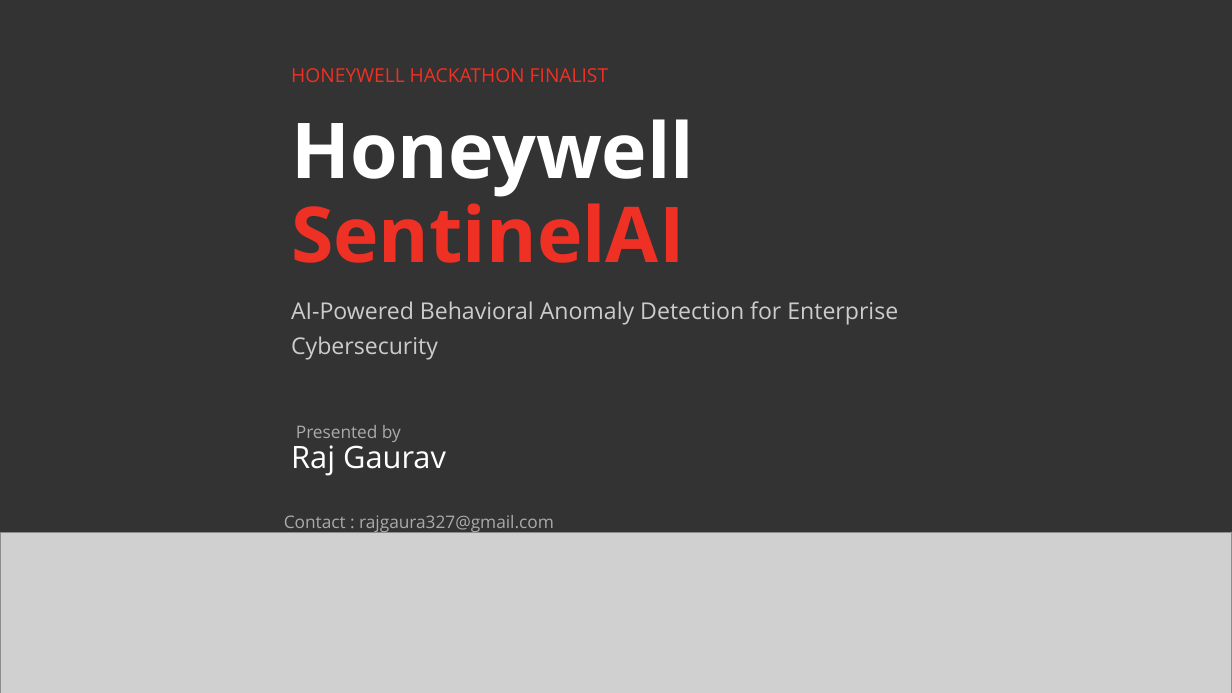
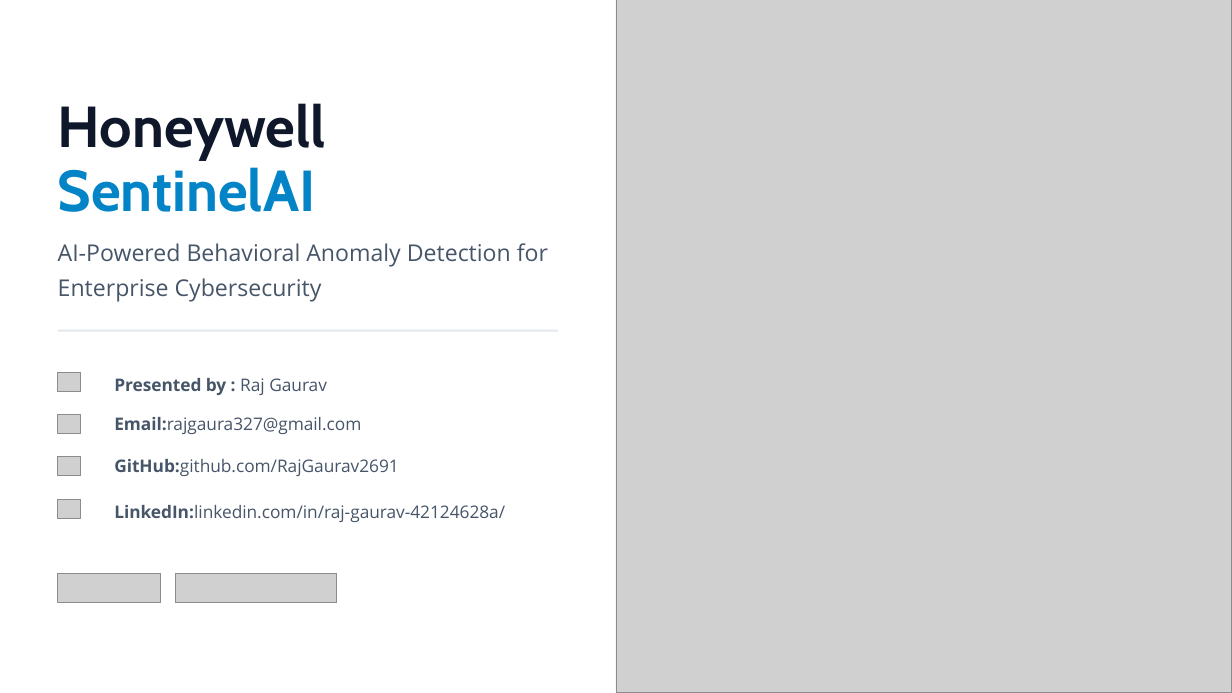
Before and after one commit to RajGaurav2691/Honeywell-SentinelAI, a slide deck: slide 1 of reports/Honeywell SentinelAI Presentation.pptx. Drawn at 1232x693 pixels with LibreOffice and Linux fonts; fonts in the diff are those of the drawing; grey boxes stand for pictures; background and template pictures are left out. Boxes give left, top, right and bottom in pixels: in the first picture for what was removed or moved away, otherwise in the second. Text is boxed around its words. In the diff, an @@ line names an element or a change of style, - is before the commit and + after.

Commit message:
PPTX updated

```diff
--- a/reports/Honeywell SentinelAI Presentation.pptx
+++ b/reports/Honeywell SentinelAI Presentation.pptx
@@ background #333333 to #FFFFFF @@
@@ picture added at [616,0,1232,693] @@
@@ text removed at [291,68,608,82] @@
-HONEYWELL HACKATHON FINALIST
@@ text "Honeywell SentinelAI": place and size @@
-text "Honeywell SentinelAI" at [291,119,694,263]
+text "Honeywell SentinelAI" at [58,103,326,212]
@@ text "Honeywell SentinelAI" at [58,103,326,212]: size 60 to 45 pt, font Open Sans to Cabin; text colour #FFFFFF to #0F172A in "Honeywell"; text colour #EE3124 to #0284C7 in "SentinelAI"; line spacing 66pt to 49.5pt @@
@@ text "AI-Powered Behavioral Anomaly Detection for ...": place and size @@
-text "AI-Powered Behavioral Anomaly Detection for ..." at [291,301,898,360]
+text "AI-Powered Behavioral Anomaly Detection for ..." at [58,243,548,301]
@@ text "AI-Powered Behavioral Anomaly Detection for ..." at [58,243,548,301]: text colour #CCCCCC to #475569 @@
@@ rectangle added at [57,330,558,332], fill #E2E8F0 @@
@@ picture added at [57,372,80,392] @@
@@ text at [114,378,327,395]: text changed; size 24 to 13.5 pt; text colour #FFFFFF to #475569; bold on @@
-Raj Gaurav
+Presented by : Raj Gaurav
@@ picture added at [57,414,80,433] @@
@@ text at [114,417,361,434]: text changed; text colour #AAAAAA to #475569 @@
-Contact : rajgaura327@gmail.com
+Email:rajgaura327@gmail.com
@@ text removed at [296,425,401,442] @@
-Presented by
@@ picture added at [57,457,80,476] @@
@@ text added at [114,459,398,476], 13.5 pt, text #475569 @@
+GitHub:github.com/RajGaurav2691
@@ picture added at [57,499,80,518] @@
@@ text added at [114,505,505,522], 13.5 pt, text #475569 @@
+LinkedIn:linkedin.com/in/raj-gaurav-42124628a/
@@ picture removed at [0,532,1232,693] @@
@@ picture added at [57,573,160,603] @@
@@ picture added at [176,573,337,603] @@
```
Also in this commit, not shown: 5 slides added, 11 slides removed.
